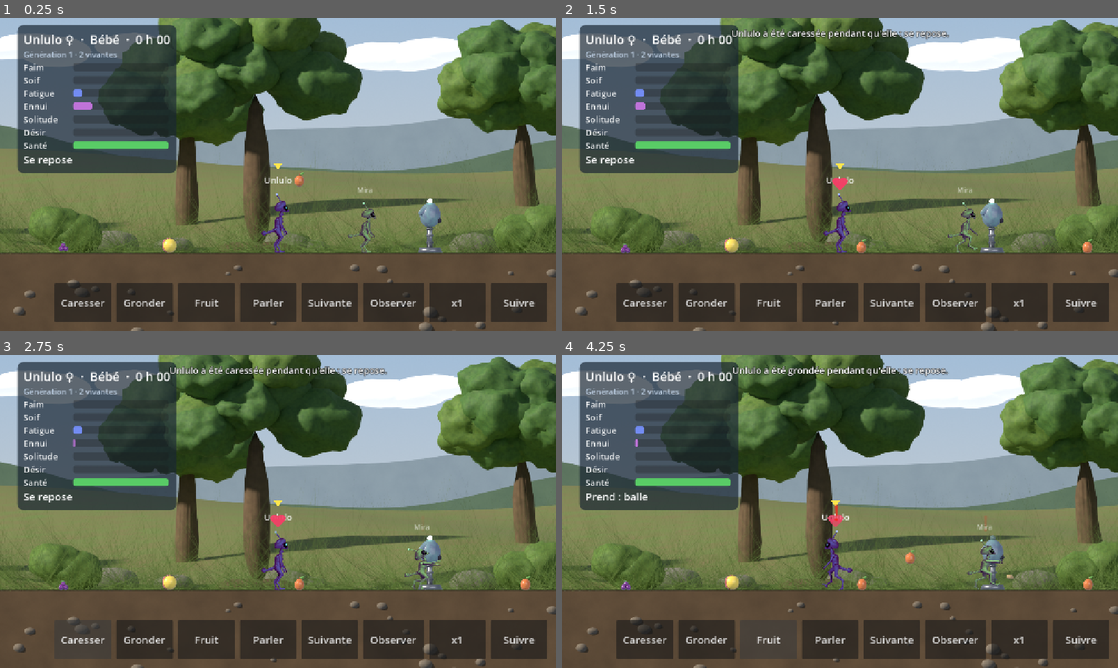
Above: before the commit, frames 1-4 (two rows, left to right).
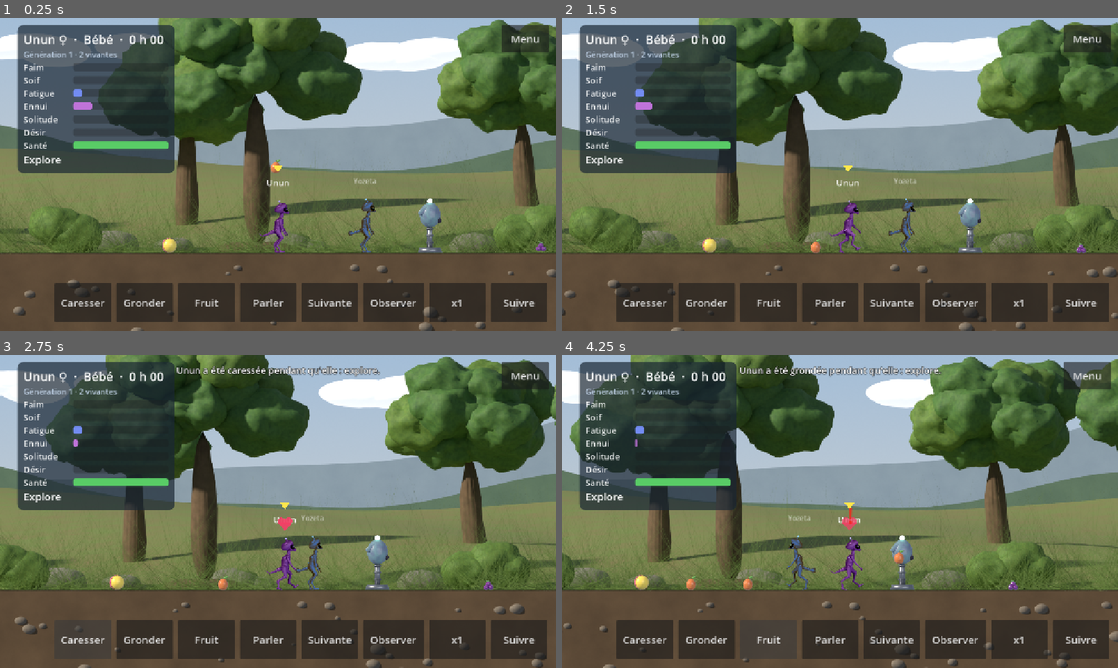
Above: after the commit, the same moments.

Repository: Ankool29/crealife
Game: Godot game, scene res://scenes/main.tscn
The game is run twice, just before and just after one commit, with the same random seed, the same clock (stepped at 60 frames per second) and the same inputs.
Inputs (mouse positions are in pixels of both pictures, inside the frame that each line leads up to):
- Up to frame 1 (0.25 s): no input
- Up to frame 2 (1.5 s): click (1084, 39) at 0.5 s, where only the run after the commit has a clickable "Menu"; click (817, 205) at 1.25 s, where only the run after the commit has a clickable "Annuler"
- Up to frame 3 (2.75 s): click "Caresser" at 2 s
- Up to frame 4 (4.25 s): click "Gronder" at 2.75 s; click "Fruit" at 3.5 s

The runs differ from the first frame. In frame 1, 2.2% of the frame differs, in the area x 4-99%, y 2-76%; in frame 2, 25%; in frame 3, 33%; in frame 4, 40%, in the area x 0-100%, y 0-100%.

Commit message:
Bouton Menu : recommencer une nouvelle partie (avec confirmation)
Co-Authored-By: Claude Opus 5.5 <noreply@anthropic.com>
Claude-Session: https://claude.ai/code/session_01MAppfGnRnr8qw2kENJWVLu

Diff:
--- a/src/main.gd
+++ b/src/main.gd
@@ -35,7 +35,7 @@
 	RenderingServer.set_default_clear_color(Color(0.62, 0.82, 0.95))
 	world = _load_game()
 	if world == null:
-		world = WorldSim.new(0, "normal", 2)
+		world = WorldSim.new(randi(), "normal", 2)
 
 	world_view = WorldView.new()
 	world_view.world = world
@@ -61,6 +61,7 @@
 	hud.speed_pressed.connect(func() -> void: _speed_index = (_speed_index + 1) % SPEEDS.size())
 	hud.follow_pressed.connect(func() -> void: _follow = true)
 	hud.next_creature_pressed.connect(_select_next)
+	hud.new_game_confirmed.connect(new_game)
 	hud.say_pressed.connect(func(text: String) -> void:
 		var c := _selected()
 		if c == null:
@@ -192,6 +193,27 @@
 
 # ---------------------------------------------------------- sauvegarde --
 
+## Efface la sauvegarde et recommence avec deux nouveaux fondateurs.
+func new_game() -> void:
+	DirAccess.remove_absolute(ProjectSettings.globalize_path(SAVE_PATH))
+	world = WorldSim.new(randi(), "normal", 2)
+	world_view.world = world
+	for v in _views.values():
+		v.queue_free()
+	_views.clear()
+	_selected_uid = 0
+	_speed_index = 0
+	_accumulator = 0.0
+	_last_world_event = ""
+	_select_next()
+	var c := _selected()
+	camera.position.x = c.x if c else world.width * 0.5
+	_follow = true
+	_event_text = "Nouvelle partie : %s et %s viennent de naître." % [world.creatures[0].creature_name, world.creatures[1].creature_name]
+	_event_timer = EVENT_DURATION
+	save_game()
+
+
 func save_game() -> void:
 	_autosave = 0.0
 	var f := FileAccess.open(SAVE_PATH, FileAccess.WRITE)
--- a/src/ui/hud.gd
+++ b/src/ui/hud.gd
@@ -11,6 +11,7 @@
 signal new_creature_pressed
 signal next_creature_pressed
 signal say_pressed(text: String)
+signal new_game_confirmed
 
 const MARGIN := 40  # marge pour l'encoche / les bords arrondis
 const BAR_LABELS: Array[String] = ["Faim", "Soif", "Fatigue", "Ennui", "Solitude", "Désir", "Santé"]
@@ -31,6 +32,7 @@
 var _new_button: Button
 var _speech_panel: PanelContainer
 var _speech_line: LineEdit
+var _menu_button: Button
 
 ## Mots proposés sous forme de boutons (on peut aussi taper la phrase).
 const CHIPS := [
@@ -139,6 +141,7 @@
 	_speed_button = _add_button(buttons, "x1", speed_pressed)
 	_follow_button = _add_button(buttons, "Suivre", follow_pressed)
 	_build_speech_panel(root)
+	_build_menu(root)
 	buttons.set_anchors_and_offsets_preset(Control.PRESET_BOTTOM_RIGHT, Control.PRESET_MODE_MINSIZE, MARGIN * 0.5)
 	buttons.grow_horizontal = Control.GROW_DIRECTION_BEGIN
 	buttons.grow_vertical = Control.GROW_DIRECTION_BEGIN
@@ -193,6 +196,55 @@
 			flow.add_child(chip)
 
 
+## Bouton « Menu » en haut à droite : recommencer une partie (avec confirmation).
+func _build_menu(root: Control) -> void:
+	var menu := Button.new()
+	menu.text = "Menu"
+	menu.focus_mode = Control.FOCUS_NONE
+	menu.custom_minimum_size = Vector2(110, 64)
+	menu.set_anchors_and_offsets_preset(Control.PRESET_TOP_RIGHT, Control.PRESET_MODE_MINSIZE, 16)
+	menu.grow_horizontal = Control.GROW_DIRECTION_BEGIN
+	root.add_child(menu)
+	_menu_button = menu
+
+	var dim := ColorRect.new()          # fond assombri, bloque les touches
+	dim.color = Color(0, 0, 0, 0.55)
+	dim.set_anchors_preset(Control.PRESET_FULL_RECT)
+	dim.visible = false
+	root.add_child(dim)
+	var panel := _panel()
+	panel.mouse_filter = Control.MOUSE_FILTER_STOP
+	panel.set_anchors_and_offsets_preset(Control.PRESET_CENTER, Control.PRESET_MODE_MINSIZE)
+	panel.grow_horizontal = Control.GROW_DIRECTION_BOTH
+	panel.grow_vertical = Control.GROW_DIRECTION_BOTH
+	dim.add_child(panel)
+	var box := VBoxContainer.new()
+	box.add_theme_constant_override("separation", 16)
+	panel.add_child(box)
+	var title := Label.new()
+	title.text = "Nouvelle partie"
+	title.add_theme_font_size_override("font_size", 30)
+	box.add_child(title)
+	var msg := Label.new()
+	msg.text = "Recommencer avec deux nouvelles créatures ?\nLa partie actuelle sera définitivement perdue."
+	box.add_child(msg)
+	var row := HBoxContainer.new()
+	row.add_theme_constant_override("separation", 16)
+	row.alignment = BoxContainer.ALIGNMENT_END
+	box.add_child(row)
+	for pair in [["Annuler", func() -> void: dim.visible = false],
+			["Recommencer", func() -> void:
+				dim.visible = false
+				new_game_confirmed.emit()]]:
+		var b := Button.new()
+		b.text = pair[0]
+		b.focus_mode = Control.FOCUS_NONE
+		b.custom_minimum_size = Vector2(200, 80)
+		b.pressed.connect(pair[1])
+		row.add_child(b)
+	menu.pressed.connect(func() -> void: dim.visible = true)
+
+
 func _send_speech() -> void:
 	var t := _speech_line.text.strip_edges()
 	if t != "":
@@ -225,6 +277,7 @@
 func update_from(c: CreatureSim, world: WorldSim, event_text: String, sim_speed: float, following: bool) -> void:
 	observe.creature = c
 	observe.world = world
+	_menu_button.visible = not observe.visible     # sinon il cache le bouton de fermeture
 	_event_label.text = event_text
 	_speed_button.text = "x%d" % int(sim_speed)
 	_follow_button.modulate = Color.WHITE if following else Color(1, 1, 1, 0.5)
